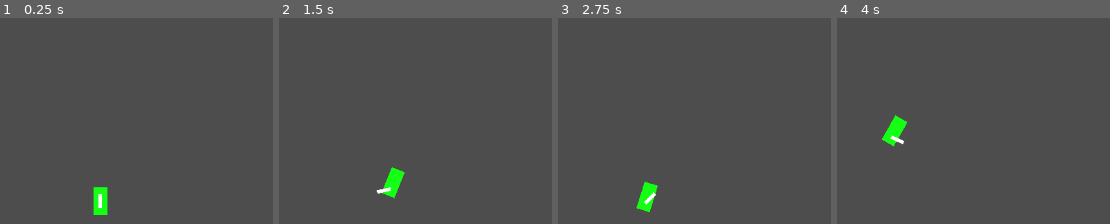
Above: before the commit, frames 1-4 (left to right).
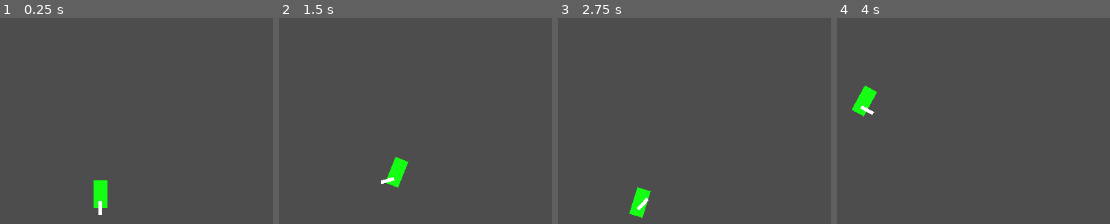
Above: after the commit, the same moments.

Repository: Denomycor/piratesoftware-16
Game: Godot game, scene res://arena.tscn
The game is run twice, just before and just after one commit, with the same random seed, the same clock (stepped at 60 frames per second) and the same inputs.
Inputs (mouse positions are in pixels of both pictures, inside the frame that each line leads up to):
- Up to frame 1 (0.25 s): no input
- Up to frame 2 (1.5 s): tap Enter at 0.5 s; move the mouse to (outside the picture) at 0.52 s; click (outside the picture) at 0.67 s; move the mouse to (outside the picture) at 1.27 s; click (outside the picture) at 1.42 s
- Up to frame 3 (2.75 s): move the mouse to (738, 104) at 2.02 s; click (738, 104) at 2.17 s
- Up to frame 4 (4 s): move the mouse to (outside the picture) at 2.77 s; click (outside the picture) at 2.92 s; move the mouse to (outside the picture) at 3.52 s; click (outside the picture) at 3.67 s

The runs differ from the first frame. In frame 1, 0.4% of the frame differs, in the area x 34-40%, y 78-96%; in frame 2, 0.8%; in frame 3, 0.9%; in frame 4, 1.5%, in the area x 5-26%, y 32-63%.

Commit message:
changed camera to be child of weapon

Diff:
--- a/boom_arm.gd
+++ b/boom_arm.gd
@@ -1,7 +1,7 @@
 class_name BoomArm extends Node2D
 
-@export var mouse_slide_distance: float = 150
-@export var slide_ratio: float = 0.1
+@export var mouse_slide_distance: float = 1000
+@export var slide_ratio: float = 0.4
 
 func _process(_delta):
 	position = clampf(get_mouse_distance(),0,mouse_slide_distance) * slide_ratio * get_mouse_direction()
--- a/car.tscn
+++ b/car.tscn
@@ -1,8 +1,7 @@
-[gd_scene load_steps=6 format=3 uid="uid://drcpxeie725b"]
+[gd_scene load_steps=5 format=3 uid="uid://drcpxeie725b"]
 
 [ext_resource type="Script" path="res://car.gd" id="1_nqiho"]
 [ext_resource type="PackedScene" uid="uid://cwf5k547vtn3f" path="res://weapon.tscn" id="1_uckfq"]
-[ext_resource type="Script" path="res://boom_arm.gd" id="3_g02g4"]
 
 [sub_resource type="PhysicsMaterial" id="PhysicsMaterial_kt83k"]
 friction = 0.6
@@ -31,11 +30,3 @@
 [node name="Weapon" parent="." instance=ExtResource("1_uckfq")]
 position = Vector2(0, 10)
 strength = 50.0
-
-[node name="BoomArm" type="Node2D" parent="."]
-script = ExtResource("3_g02g4")
-mouse_slide_distance = 1000.0
-slide_ratio = 0.3
-
-[node name="Camera2D" type="Camera2D" parent="BoomArm"]
-position_smoothing_enabled = true
--- a/weapon.tscn
+++ b/weapon.tscn
@@ -1,9 +1,18 @@
-[gd_scene load_steps=2 format=3 uid="uid://cwf5k547vtn3f"]
+[gd_scene load_steps=3 format=3 uid="uid://cwf5k547vtn3f"]
 
 [ext_resource type="Script" path="res://weapon.gd" id="1_1blat"]
+[ext_resource type="Script" path="res://boom_arm.gd" id="2_4yyfa"]
 
 [node name="Weapon" type="Node2D"]
 script = ExtResource("1_1blat")
 
 [node name="Polygon2D" type="Polygon2D" parent="."]
 polygon = PackedVector2Array(0, -2.5, 20, -2.5, 20, 2.5, 0, 2.5)
+
+[node name="BoomArm" type="Node2D" parent="."]
+script = ExtResource("2_4yyfa")
+mouse_slide_distance = 500.0
+slide_ratio = 0.5
+
+[node name="Camera2D" type="Camera2D" parent="BoomArm"]
+position_smoothing_enabled = true
